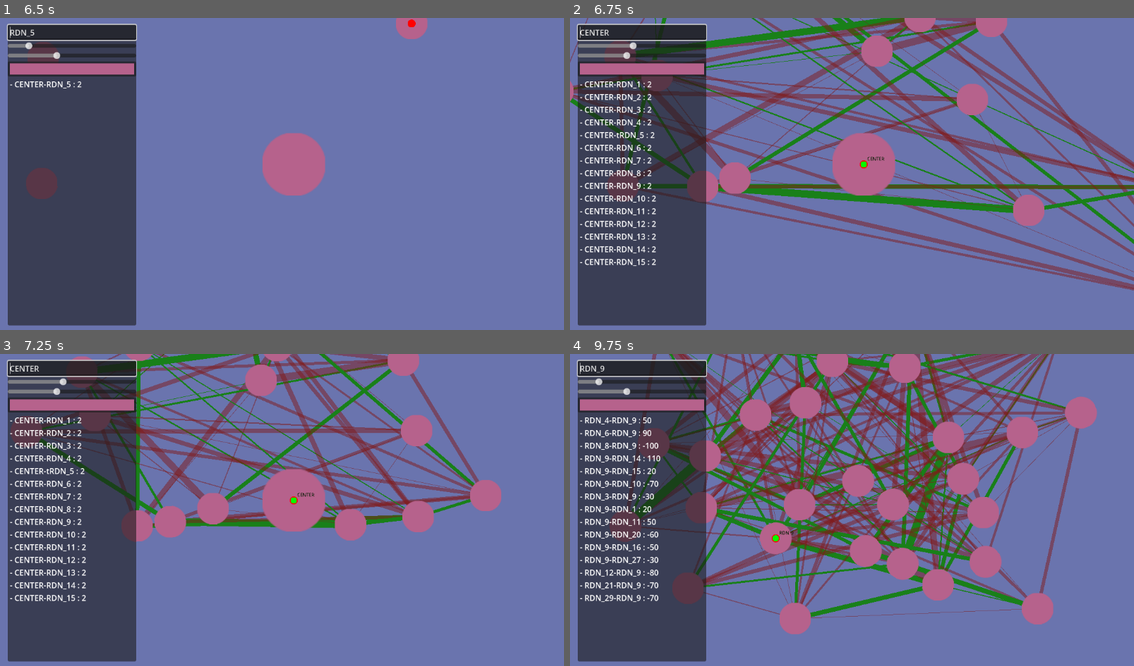
Above: before the commit, frames 1-4 (two rows, left to right).
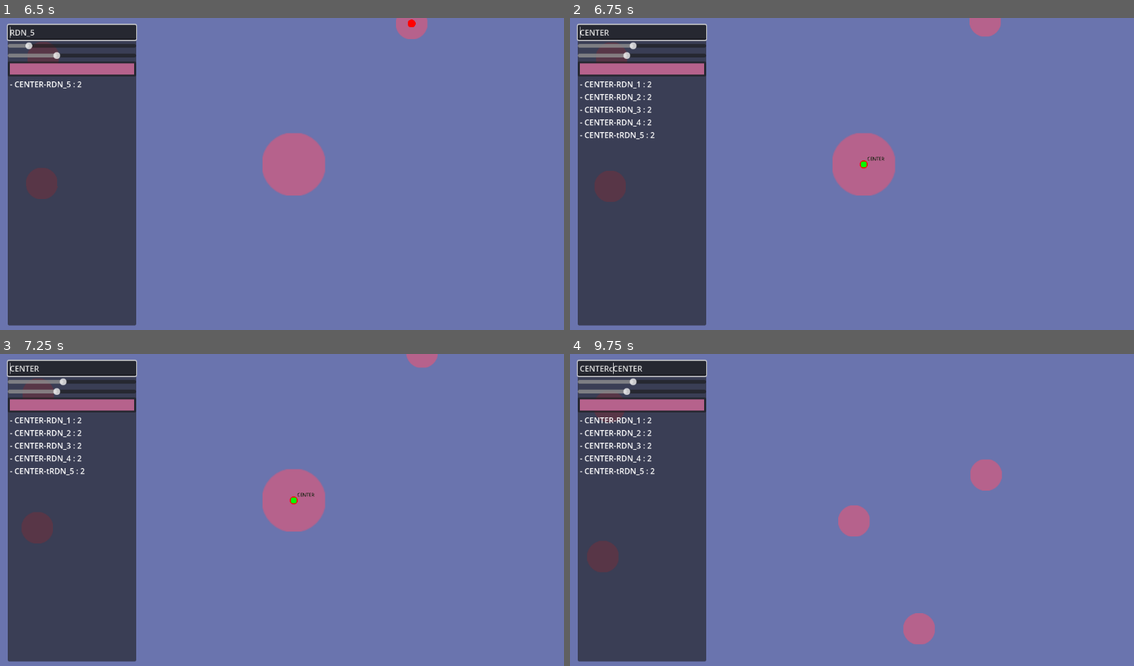
Above: after the commit, the same moments.

Repository: Ravath/SpacialOptimizer
Game: Godot game, scene res://Scenes/RigidSim.tscn
Two runs of this game, one before a commit and one after it. Both use one fixed random seed, a clock stepped at 60 frames per second and the inputs below.
Inputs (mouse positions are in pixels of both pictures, inside the frame that each line leads up to):
- Up to frame 1 (6.5 s): click (73, 33) at 0.52 s; type "Alex" at 0.6 s; type "qweqweqe" at 1.25 s; move the mouse to (406, 161) at 2.02 s; tap W (add_amitie) at 2.1 s; click (406, 161) at 2.17 s; drag from (169, 192) to (253, 239) at 2.77 s; move the mouse to (338, 105) at 3.52 s; tap E (create_node) at 3.6 s; click (338, 105) at 3.67 s; drag from (253, 239) to (112, 127) at 4.27 s; move the mouse to (451, 223) at 5.02 s; hold Middle mouse button (drag_cam) 5.03-5.75 s; click (451, 223) at 5.17 s; drag from (112, 127) to (197, 96) at 5.77 s
- Up to frame 2 (6.75 s): move the mouse to (880, 177) at 6.52 s; tap T (rand_gen, bound only before the commit) at 6.6 s; click (880, 177) at 6.67 s
- Up to frame 3 (7.25 s): no input
- Up to frame 4 (9.75 s): type "CENTER" at 7.25 s; drag from (767, 432) to (739, 528) at 8.02 s; move the mouse to (976, 497) at 8.77 s; tap C (split_node) at 8.85 s; click (976, 497) at 8.92 s; drag from (739, 528) to (823, 575) at 9.52 s

Frame 1 is identical in both runs. In frame 2, 23% of the frame differs, in the area x 0-100%, y 0-88%; in frame 3, 18%; in frame 4, 38%, in the area x 1-94%, y 0-94%.

Commit message:
Change dangerous shortcuts

Diff:
--- a/project.godot
+++ b/project.godot
@@ -83,12 +83,12 @@
 }
 rand_gen={
 "deadzone": 0.5,
-"events": [Object(InputEventKey,"resource_local_to_scene":false,"resource_name":"","device":-1,"window_id":0,"alt_pressed":false,"shift_pressed":false,"ctrl_pressed":false,"meta_pressed":false,"pressed":false,"keycode":0,"physical_keycode":84,"key_label":0,"unicode":116,"echo":false,"script":null)
+"events": [Object(InputEventKey,"resource_local_to_scene":false,"resource_name":"","device":-1,"window_id":0,"alt_pressed":false,"shift_pressed":false,"ctrl_pressed":true,"meta_pressed":false,"pressed":false,"keycode":0,"physical_keycode":84,"key_label":0,"unicode":116,"echo":false,"script":null)
 ]
 }
 reset={
 "deadzone": 0.5,
-"events": [Object(InputEventKey,"resource_local_to_scene":false,"resource_name":"","device":-1,"window_id":0,"alt_pressed":false,"shift_pressed":false,"ctrl_pressed":false,"meta_pressed":false,"pressed":false,"keycode":0,"physical_keycode":89,"key_label":0,"unicode":121,"echo":false,"script":null)
+"events": [Object(InputEventKey,"resource_local_to_scene":false,"resource_name":"","device":0,"window_id":0,"alt_pressed":false,"shift_pressed":false,"ctrl_pressed":true,"meta_pressed":false,"pressed":false,"keycode":0,"physical_keycode":82,"key_label":0,"unicode":0,"echo":false,"script":null)
 ]
 }
 
Not shown, changed: Readme.md
